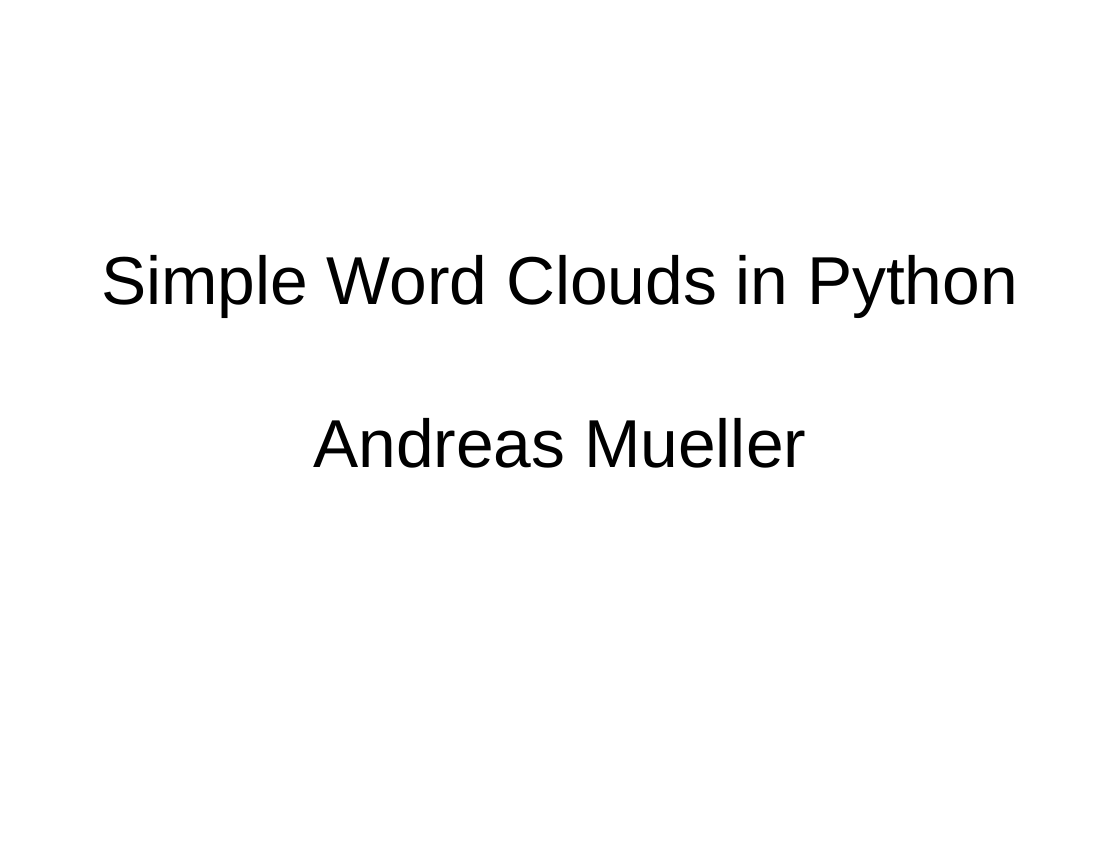
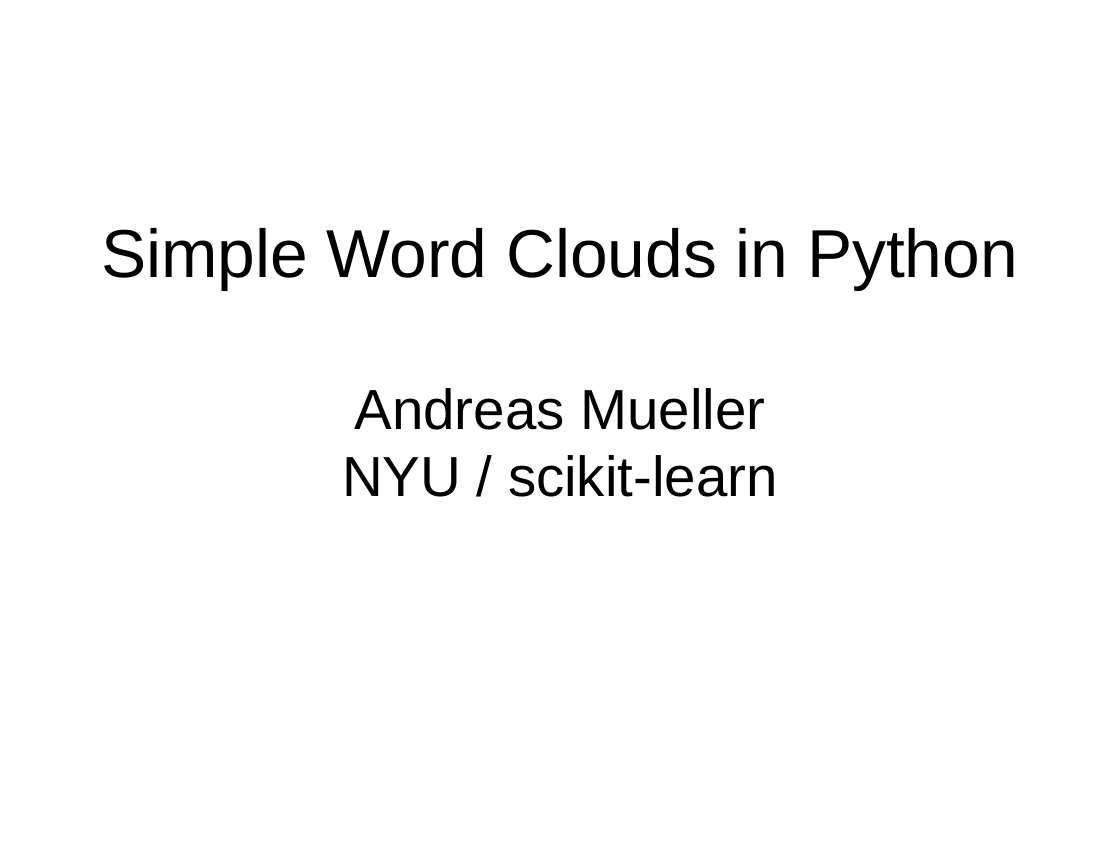
Before and after one commit to amueller/talks_odt, a slide deck: slide 1 of wordcloud_scipy_2015_lightnight.odp. Drawn at 1120x841 pixels with LibreOffice and Linux fonts; fonts in the diff are those of the drawing. Boxes give left, top, right and bottom in pixels: in the first picture for what was removed or moved away, otherwise in the second. Text is boxed around its words. In the diff, an @@ line names an element or a change of style, - is before the commit and + after.

```diff
--- a/wordcloud_scipy_2015_lightnight.odp
+++ b/wordcloud_scipy_2015_lightnight.odp
@@ subtitle at bbox=[355, 388, 765, 430]: size 48 to 40 pt in "Andreas Mueller" @@
@@ subtitle at bbox=[342, 455, 778, 497]: paragraph added @@
+NYU / scikit-learn
```
Also in this commit, not shown: 1 other slide changed, 1 other file.
